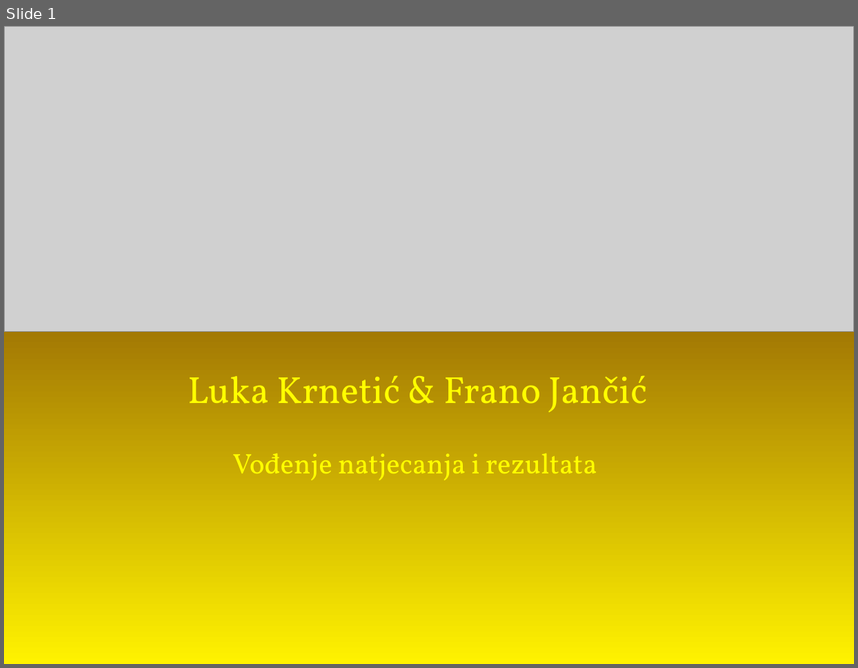
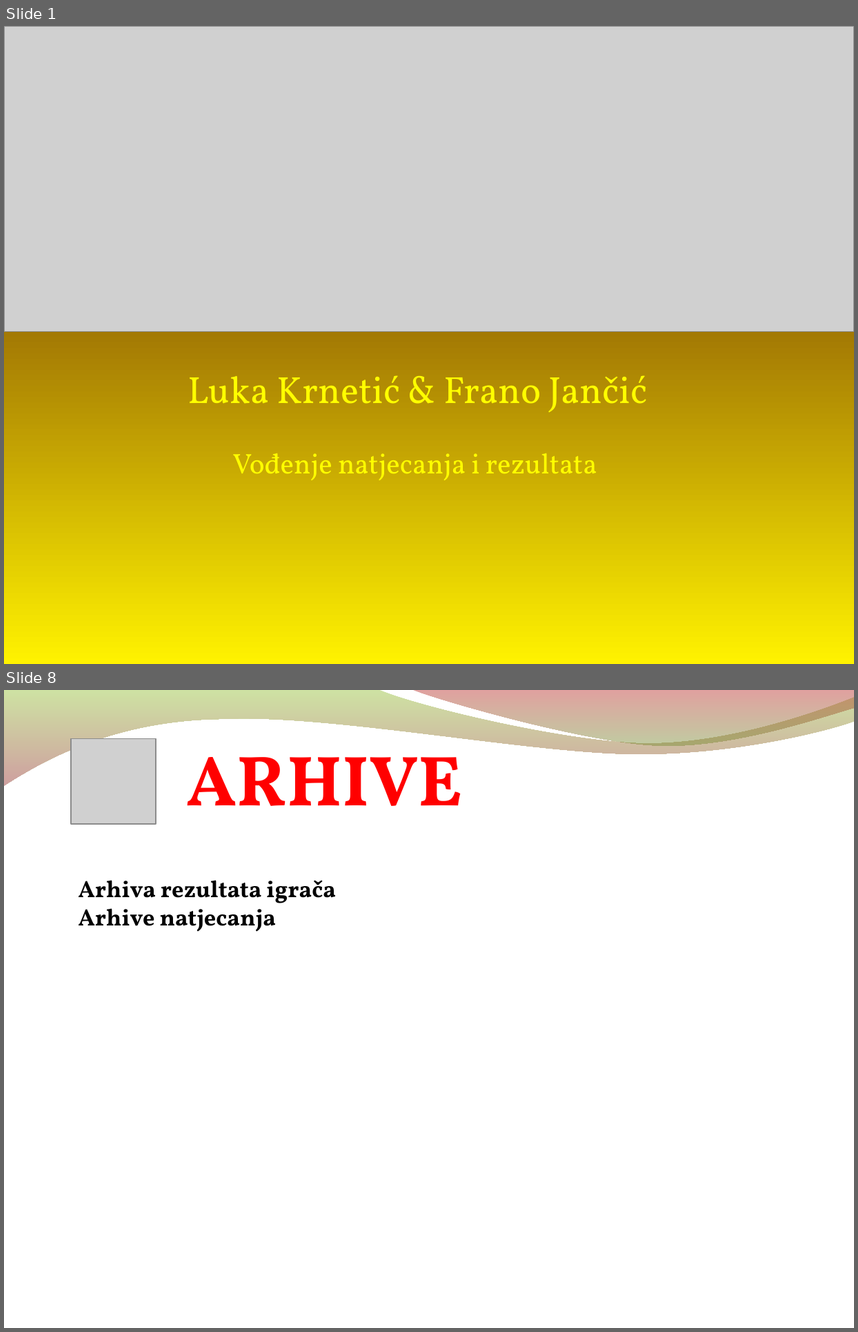
Before and after one commit to vidra74/Futura, a slide deck: Prezentacija/Demo_prosinac2014/Finale_liveScorer.odp. Shown one above the other, each under a label of ours: slide 1 before the commit, slides 1 and 8 after it; the slides between them are not shown. The pictures are 858x668 and 858x1332 pixels, drawn with LibreOffice and Linux fonts; fonts in the diff are those of the drawing; grey boxes stand for pictures; background and template pictures are left out. Boxes give left, top, right and bottom in pixels: in the first picture for what was removed or moved away, otherwise in the second. Text is boxed around its words. In the diff, an @@ line names an element or a change of style, - is before the commit and + after.

```diff
--- a/Prezentacija/Demo_prosinac2014/Finale_liveScorer.odp
+++ b/Prezentacija/Demo_prosinac2014/Finale_liveScorer.odp
@@ slide 8 added at [4,690,854,1328], background picture (left out); not listed: 2 template elements that a slide beside it also shows @@
@@ picture added at [71,739,156,825] @@
@@ text added at [187,738,463,806], 60 pt, text #FF0000, bold @@
+ARHIVE
@@ text added at [79,880,336,931], 20 pt, text #000000, bold @@
+Arhiva rezultata igrača
+Arhive natjecanja
```
Also in this commit, not shown: 6 other slides added, 7 slides removed, 11 other files.
